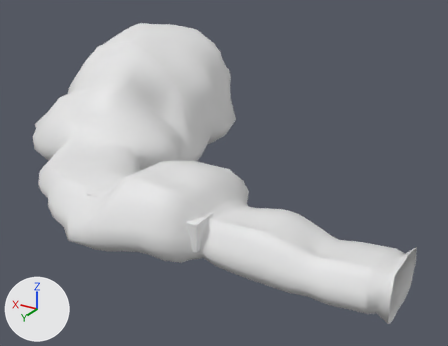
Before and after pictures for a commit that changed the Blender file Assets/models/cave/room02/room02b.blend.
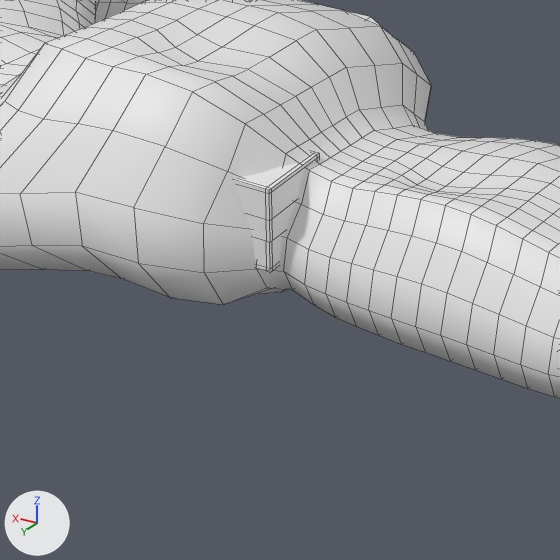
There are two pictures of each version: one whole from a camera (50 mm lens) standing at (-126.2, -16.7, 22.8) and looking at (-99.7, -60.8, 0.8), one close up on the part from 24% to 65% of the width and 47% to 100% of the height. The lights are fixed; the arrows at lower left show +X, +Y and +Z. The close-ups show mesh edges as thin lines. The same objects are shown in both versions, whatever each file hides.

Objects in the first close-up: '02a.008_room', 'console.000'.
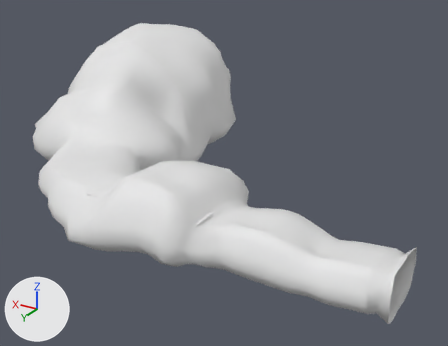
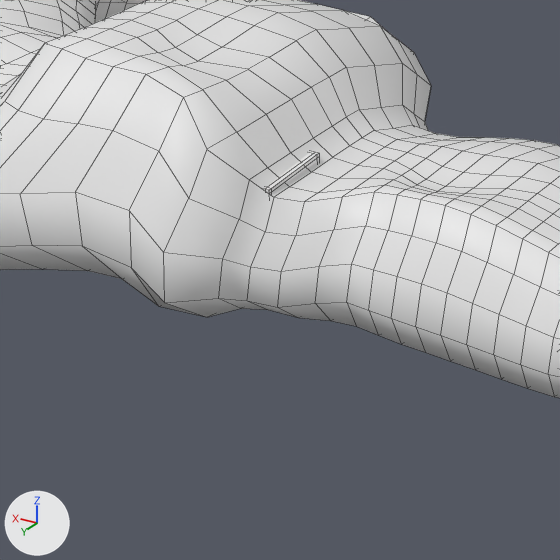
Where the change shows, as pixel boxes (x1, y1, x2, y2) in the close-ups (560 x 560 px; the box of a moved part takes in the faces that stretch with it):
```json
{"part": 1, "of": "me_cylinder_001", "change": "moved or reshaped", "before": [75, 57, 401, 326], "after": [75, 57, 401, 326]}
{"object": "console.000", "change": "unchanged, covered by the edit", "before": [234, 152, 319, 273], "after": [265, 151, 319, 193]}
```

Scene script edits in JSON lines:
```json
{"block": "me_cylinder_001", "where": "me_cylinder_001.from_pydata(...)  # 2220 vertices, 2187 faces; spans x -118.9..-78.3, y -80.4..-43.6, z -1.8..10.9"}
{"block": "me_cylinder_001", "where": "# used by ob_02a_008_room; parent = ob_02a_008; location = (0.0, 0.0, 0.0)"}
{"block": "me_cylinder_001", "change": "me_cylinder_001 part 1: 50 of 2220 vertices moved; they spanned x -107.6..-103.9, y -49.2..-44.6, z 0.7..5.6 and now span x -107.6..-103.9, y -48.9..-43.8, z 0.7..5.6; mean shift (0.0, 0.8, 0.0); largest move (-105.4, -46.9, 5.0) -> (-105.4, -45.4, 5.0)"}
```
